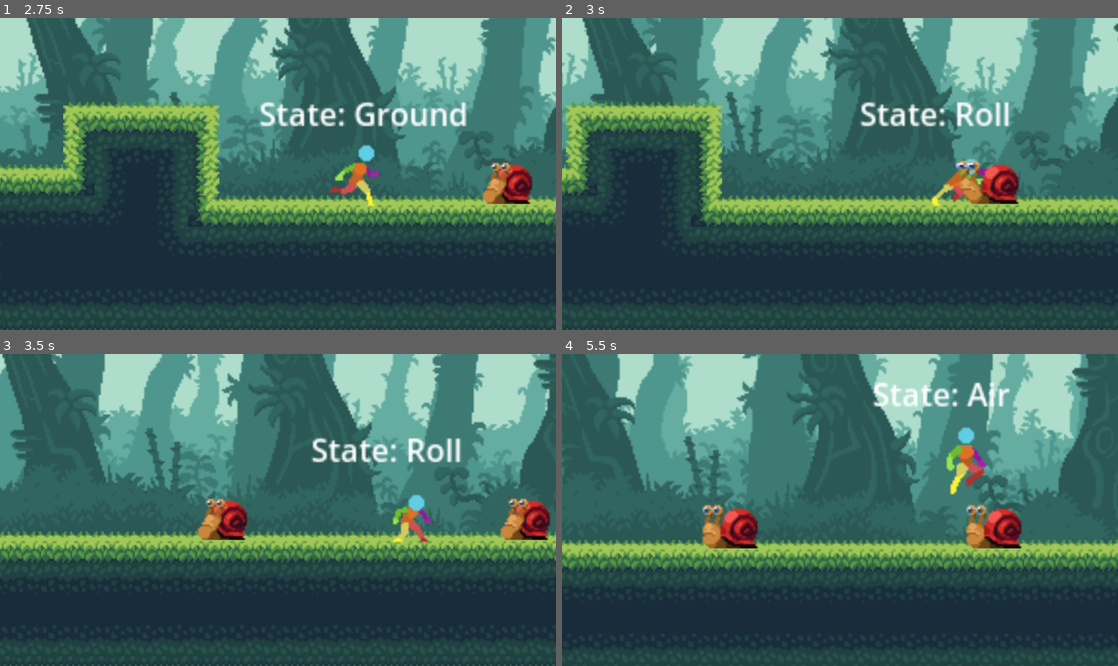
Above: before the commit, frames 1-4 (two rows, left to right).
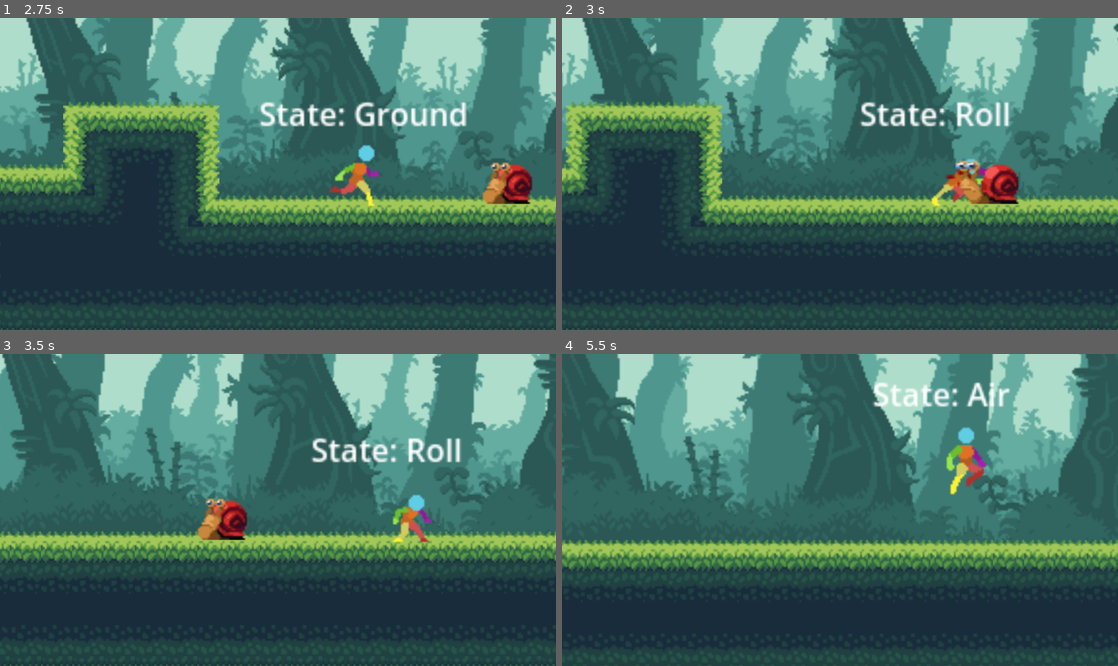
Above: after the commit, the same moments.

Repository: Allus-Interactive/platform-combat-game
Game: Godot game, scene res://scenes/parallax/title_screen.tscn
Same seed, same stepped clock (60 frames per second), same inputs: the game is played once before the commit and once after it.
Inputs:
- Up to frame 1 (2.75 s): click "PLAY" at 0.5 s; click "PLAY" at 1.25 s; hold D (move_right) from 2.03 s (still down); hold P (attack) from 2.03 s (still down); tap Space (jump) at 2.27 s
- Up to frame 2 (3 s): keep holding D (move_right); release P (attack) at 2.78 s; tap O (roll) at 2.85 s
- Up to frame 3 (3.5 s): keep holding D (move_right); tap Space (jump) at 3.02 s
- Up to frame 4 (5.5 s): release D (move_right) at 3.53 s; hold A (move_left) 3.53-4.28 s; hold P (attack) 3.53-4.28 s; hold D (move_right) from 4.28 s (still down); tap O (roll) at 4.35 s; tap Space (jump) at 4.52, 5.27 s; hold P (attack) from 5.03 s (still down)

Frame 1 is identical in both runs. In frame 2, less than 0.1% of the frame differs, in the area x 69-74%, y 46-54%; in frame 3, 1.0%; in frame 4, 2.4%, in the area x 25-83%, y 48-63%.

Commit message:
enemy deals damage on collision

Diff:
--- a/scenes/enemies/snail.tscn
+++ b/scenes/enemies/snail.tscn
@@ -1,9 +1,10 @@
-[gd_scene load_steps=18 format=3 uid="uid://cm8exbu7yrhd2"]
+[gd_scene load_steps=19 format=3 uid="uid://cm8exbu7yrhd2"]
 
 [ext_resource type="Texture2D" uid="uid://d0tt1tfpdc81s" path="res://assets/enemies/snail/walk-Sheet.png" id="1_2854r"]
 [ext_resource type="Script" path="res://scripts/enemies/snail.gd" id="1_di8ad"]
 [ext_resource type="Texture2D" uid="uid://cajsiurcjb750" path="res://assets/enemies/snail/Dead-Sheet.png" id="1_v3kle"]
 [ext_resource type="Script" path="res://scripts/enemies/damageable.gd" id="2_7kc3c"]
+[ext_resource type="Script" path="res://scripts/enemies/deal_damage.gd" id="4_4goyv"]
 [ext_resource type="Script" path="res://scripts/character_state_machine.gd" id="4_sgwu1"]
 [ext_resource type="Script" path="res://scripts/state.gd" id="5_jx8yx"]
 [ext_resource type="Script" path="res://scripts/enemies/hit_state.gd" id="6_xjqcr"]
@@ -155,6 +156,16 @@
 position = Vector2(-1, 5)
 shape = SubResource("RectangleShape2D_wlvsk")
 
+[node name="DamageArea" type="Area2D" parent="."]
+collision_layer = 4
+collision_mask = 2
+script = ExtResource("4_4goyv")
+
+[node name="DamageCollision" type="CollisionShape2D" parent="DamageArea"]
+position = Vector2(-1, 5)
+shape = SubResource("RectangleShape2D_wlvsk")
+debug_color = Color(0.792157, 0.0980392, 0.262745, 0.419608)
+
 [node name="Damageable" type="Node" parent="."]
 script = ExtResource("2_7kc3c")
 
@@ -183,4 +194,5 @@
 one_shot = true
 
 [connection signal="animation_finished" from="AnimationTree" to="Damageable" method="_on_animation_tree_animation_finished"]
+[connection signal="body_entered" from="DamageArea" to="DamageArea" method="_on_body_entered"]
 [connection signal="timeout" from="CharacterStateMachine/Hit/Timer" to="CharacterStateMachine/Hit" method="_on_timer_timeout"]
--- a/scenes/main.tscn
+++ b/scenes/main.tscn
@@ -1346,14 +1346,6 @@
 [node name="Snail" parent="." instance=ExtResource("3_4acwj")]
 position = Vector2(277, 181)
 
-[node name="Snail2" parent="." node_paths=PackedStringArray("hit_state") instance=ExtResource("3_4acwj")]
-position = Vector2(432, 180)
-hit_state = NodePath("../Snail/CharacterStateMachine/Hit")
-
-[node name="Snail3" parent="." node_paths=PackedStringArray("hit_state") instance=ExtResource("3_4acwj")]
-position = Vector2(567, 181)
-hit_state = NodePath("../Snail/CharacterStateMachine/Hit")
-
 [node name="HealthChangeManager" parent="." instance=ExtResource("4_sr5u4")]
 
 [node name="ParallaxBackground" parent="." instance=ExtResource("5_gtyg4")]
--- a/scenes/player/player.tscn
+++ b/scenes/player/player.tscn
@@ -16,6 +16,7 @@
 [ext_resource type="Script" path="res://scripts/player/state_debug_label.gd" id="14_g4e7r"]
 [ext_resource type="Script" path="res://scripts/player/sword.gd" id="15_wxpnc"]
 [ext_resource type="Script" path="res://scripts/player/facing_collision_shape.gd" id="16_551n7"]
+[ext_resource type="Script" path="res://scripts/player/player_damageable.gd" id="17_qyfxi"]
 
 [sub_resource type="RectangleShape2D" id="RectangleShape2D_35vab"]
 size = Vector2(19, 26)
@@ -593,6 +594,7 @@
 [node name="CollisionShape2D" type="CollisionShape2D" parent="."]
 position = Vector2(-0.5, 2)
 shape = SubResource("RectangleShape2D_35vab")
+debug_color = Color(0, 0.6, 0.701961, 0.419608)
 
 [node name="Sprite2D" type="Sprite2D" parent="."]
 texture = ExtResource("2_qv3v0")
@@ -660,7 +662,7 @@
 state_machine = NodePath("../CharacterStateMachine")
 
 [node name="Sword" type="Area2D" parent="." node_paths=PackedStringArray("player", "facing_shape")]
-collision_layer = 0
+collision_layer = 2
 collision_mask = 4
 script = ExtResource("15_wxpnc")
 player = NodePath("..")
@@ -669,7 +671,11 @@
 [node name="CollisionShape2D" type="CollisionShape2D" parent="Sword"]
 position = Vector2(17, 3)
 shape = SubResource("RectangleShape2D_0if30")
+debug_color = Color(0.764706, 0.0627451, 0.0784314, 0.419608)
 script = ExtResource("16_551n7")
+
+[node name="Damageable" type="Node" parent="."]
+script = ExtResource("17_qyfxi")
 
 [connection signal="animation_finished" from="AnimationTree" to="CharacterStateMachine/Landing" method="_on_animation_tree_animation_finished"]
 [connection signal="animation_finished" from="AnimationTree" to="CharacterStateMachine/Roll" method="_on_animation_tree_animation_finished"]
--- a/scripts/UI/health_change_manager.gd
+++ b/scripts/UI/health_change_manager.gd
@@ -4,15 +4,11 @@
 @export var damage_colour : Color = Color.DARK_RED
 @export var heal_colour : Color = Color.DARK_GREEN
 
-# Called when the node enters the scene tree for the first time.
 func _ready():
-	SignalBus.connect("on_health_changed", on_signal_health_changed)
+	SignalBus.connect("on_health_changed", on_enemy_health_changed)
+	SignalBus.connect("on_player_health_changed", on_player_health_changed)
 
-# Called every frame. 'delta' is the elapsed time since the previous frame.
-func _process(_delta):
-	pass
-
-func on_signal_health_changed(node : Node, amount_changed : int):
+func on_enemy_health_changed(node : Node, amount_changed : int):
 	var label_instance : Label = health_change_label.instantiate()
 	node.add_child(label_instance)
 	label_instance.text = str(amount_changed)
@@ -21,3 +17,15 @@
 		label_instance.modulate = heal_colour
 	else:
 		label_instance.modulate = damage_colour
+
+func on_player_health_changed(node : Node, amount_changed : int):
+	var label_instance : Label = health_change_label.instantiate()
+	node.add_child(label_instance)
+	label_instance.text = str(amount_changed)
+
+	# TODO: add in logic to update health bar
+
+	if amount_changed >= 0:
+		label_instance.modulate = heal_colour
+	else:
+		label_instance.modulate = damage_colour
--- /dev/null
+++ b/scripts/enemies/deal_damage.gd
@@ -0,0 +1,9 @@
+extends Area2D
+
+@export var damage : int = 5
+
+# deals damage to player when enemy and player collide
+func _on_body_entered(body):
+	for child in body.get_children():
+		if child is PlayerDamageable:
+			child.hit(damage, Vector2.LEFT)
--- /dev/null
+++ b/scripts/player/player_damageable.gd
@@ -0,0 +1,22 @@
+extends Node
+
+class_name PlayerDamageable
+
+signal on_player_hit(node : Node, damage_taken : int, knockback_direction : Vector2)
+
+@export var health : int = 20 :
+	get:
+		return health
+	set(value):
+		SignalBus.emit_signal("on_player_health_changed", get_parent(), value - health)
+		health = value
+
+func hit(damage : int, knockback_direction : Vector2):
+	health -= damage
+	print_debug("player takes damage!")
+	emit_signal("on_player_hit", get_parent(), damage, knockback_direction)
+
+func _on_animation_tree_animation_finished(anim_name):
+	if (anim_name == "dead"):
+		# enemy is dead, remove from scene
+		get_parent().queue_free()
--- a/scripts/signal_bus.gd
+++ b/scripts/signal_bus.gd
@@ -1,3 +1,4 @@
 extends Node
 
 signal on_health_changed(node : Node, amount_changed : int)
+signal on_player_health_changed(node : Node, amount_changed : int)
Not shown: 1 places in scenes/player/player.tscn that only renumber resources
